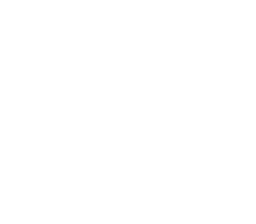
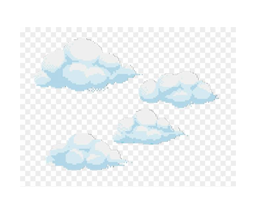
Layer changes from the first (256, 224) image to the second:
added layer "Camada 7" in group "clouds" over (20, 27, 236, 187)
